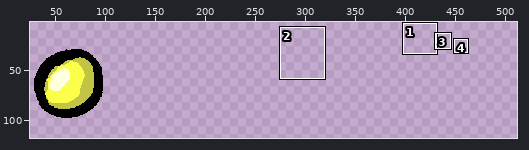
Sprite sheet, stored at assets/textures/ent_b/pollen.png. Above, an overview of the earlier version with the close-up marked.
Close-up. As it was:
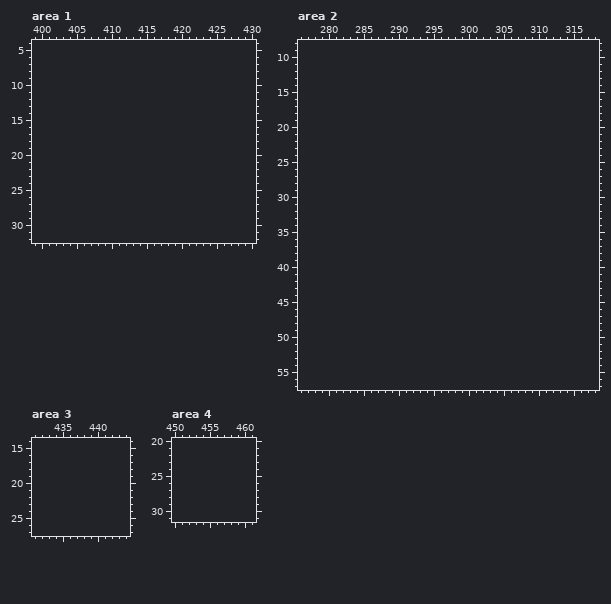
The file is 128x128 pixels. Shown: area 1: x 399..430, y 4..32; area 2: x 276..318, y 8..57; area 3: x 431..444, y 14..27; area 4: x 450..461, y 20..31. The old version is drawn lined up with the new one, on the new canvas. The wide view leaves out empty margins. The commit also changed other parts of the picture, which this record leaves out.
Once edited:
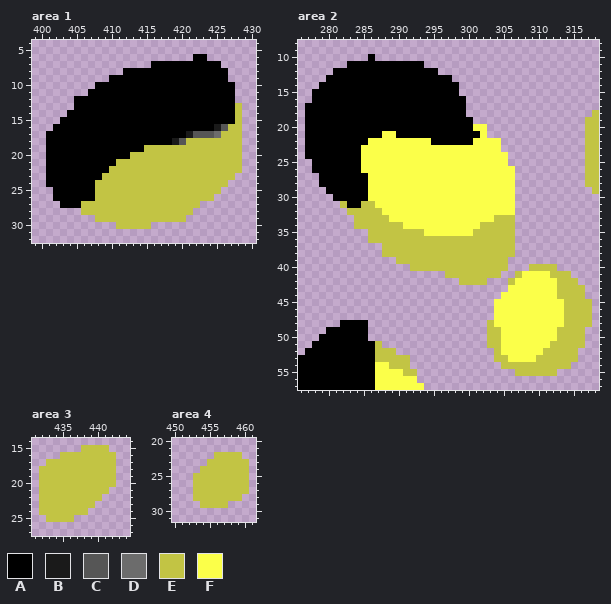
Palette (. is transparent): A #000000  B #1a1a1a  C #565656  D #6c6c6c  E #c2c444  F #fbff49
The exact change:
canvas 128x128 -> 512x128
--- area 1
@@ x 399..430 @@
  5 ................................
- 6 ................................
- 7 ................................
- 8 ................................
- 9 ................................
-10 ................................
-11 ................................
-12 ................................
-13 ................................
-14 ................................
-15 ................................
-16 ................................
-17 ................................
-18 ................................
-19 ................................
-20 ................................
-21 ................................
-22 ................................
-23 ................................
-24 ................................
-25 ................................
-26 ................................
-27 ................................
-28 ................................
-29 ................................
-30 ................................
+ 6 .......................AA.......
+ 7 .................AAAAAAAAAA.....
+ 8 .............AAAAAAAAAAAAAAA....
+ 9 ...........AAAAAAAAAAAAAAAAA....
+10 .........AAAAAAAAAAAAAAAAAAAA...
+11 ........AAAAAAAAAAAAAAAAAAAAA...
+12 ......AAAAAAAAAAAAAAAAAAAAAAA...
+13 ......AAAAAAAAAAAAAAAAAAAAAAAE..
+14 .....AAAAAAAAAAAAAAAAAAAAAAAAE..
+15 ....AAAAAAAAAAAAAAAAAAAAAAAAAE..
+16 ...AAAAAAAAAAAAAAAAAAAAAAABCEE..
+17 ..AAAAAAAAAAAAAAAAAAAABCCCDEEE..
+18 ..AAAAAAAAAAAAAAAAAABCEEEEEEEE..
+19 ..AAAAAAAAAAAAAAEEEEEEEEEEEEEE..
+20 ..AAAAAAAAAAAAEEEEEEEEEEEEEEEE..
+21 ..AAAAAAAAAAEEEEEEEEEEEEEEEEEE..
+22 ..AAAAAAAAAEEEEEEEEEEEEEEEEEEE..
+23 ..AAAAAAAAEEEEEEEEEEEEEEEEEEE...
+24 ..AAAAAAAEEEEEEEEEEEEEEEEEEE....
+25 ...AAAAAAEEEEEEEEEEEEEEEEEE.....
+26 ...AAAAAAEEEEEEEEEEEEEEEEE......
+27 ....AAAEEEEEEEEEEEEEEEEE........
+28 .......EEEEEEEEEEEEEEEE.........
+29 .........EEEEEEEEEEEEE..........
+30 ............EEEEE...............
 31 ................................
--- area 2
@@ x 276..318 @@
  9 ...........................................
-10 ...........................................
-11 ...........................................
-12 ...........................................
-13 ...........................................
-14 ...........................................
-15 ...........................................
-16 ...........................................
-17 ...........................................
-18 ...........................................
-19 ...........................................
-20 ...........................................
-21 ...........................................
-22 ...........................................
-23 ...........................................
-24 ...........................................
-25 ...........................................
-26 ...........................................
-27 ...........................................
-28 ...........................................
-29 ...........................................
-30 ...........................................
-31 ...........................................
-32 ...........................................
-33 ...........................................
-34 ...........................................
-35 ...........................................
-36 ...........................................
-37 ...........................................
-38 ...........................................
-39 ...........................................
-40 ...........................................
-41 ...........................................
-42 ...........................................
-43 ...........................................
-44 ...........................................
-45 ...........................................
-46 ...........................................
-47 ...........................................
-48 ...........................................
-49 ...........................................
-50 ...........................................
-51 ...........................................
-52 ...........................................
-53 ...........................................
-54 ...........................................
-55 ...........................................
-56 ...........................................
-57 ...........................................
+10 ..........A................................
+11 .......AAAAAAAAAAA.........................
+12 .....AAAAAAAAAAAAAAA.......................
+13 ....AAAAAAAAAAAAAAAAAA.....................
+14 ...AAAAAAAAAAAAAAAAAAAA....................
+15 ..AAAAAAAAAAAAAAAAAAAAA....................
+16 ..AAAAAAAAAAAAAAAAAAAAAA...................
+17 .AAAAAAAAAAAAAAAAAAAAAAA...................
+18 .AAAAAAAAAAAAAAAAAAAAAAA..................E
+19 .AAAAAAAAAAAAAAAAAAAAAAAA................EE
+20 .AAAAAAAAAAAAAAAAAAAAAAAAFF..............EE
+21 .AAAAAAAAAAAFFAAAAAAAAAAAAF..............EE
+22 .AAAAAAAAAFFFFFFFFFAAAAAAFFFF............EE
+23 .AAAAAAAAFFFFFFFFFFFFFFFFFFFF............EE
+24 .AAAAAAAAFFFFFFFFFFFFFFFFFFFFF...........EE
+25 ..AAAAAAAFFFFFFFFFFFFFFFFFFFFF...........EE
+26 ..AAAAAAAFFFFFFFFFFFFFFFFFFFFFF..........EE
+27 ...AAAAAAAFFFFFFFFFFFFFFFFFFFFF..........EE
+28 ...AAAAAAAFFFFFFFFFFFFFFFFFFFFF..........EE
+29 ....AAAAAAFFFFFFFFFFFFFFFFFFFFF...........E
+30 .....AAAAAFFFFFFFFFFFFFFFFFFFFF............
+31 ......EAAEEFFFFFFFFFFFFFFFFFFFF............
+32 .......EEEEEFFFFFFFFFFFFFFFFFFF............
+33 ........EEEEEFFFFFFFFFFFFFFFEEE............
+34 ........EEEEEEEFFFFFFFFFFFEEEEE............
+35 ..........EEEEEEEEFFFFFFFEEEEEE............
+36 ..........EEEEEEEEEEEEEEEEEEEEE............
+37 ............EEEEEEEEEEEEEEEEEEE............
+38 ............EEEEEEEEEEEEEEEEEEE............
+39 ..............EEEEEEEEEEEEEEEE.............
+40 ................EEEEEEEEEEEEEE...EEEE......
+41 .....................EEEEEEEE..EFFFFEEE....
+42 .......................EEEE...EFFFFFFEEE...
+43 ..............................FFFFFFFEEEE..
+44 .............................FFFFFFFFEEEE..
+45 ............................FFFFFFFFFFEEEE.
+46 ............................FFFFFFFFFFEEEE.
+47 ............................FFFFFFFFFFEEEE.
+48 ......AAAA.................EFFFFFFFFFFEEEE.
+49 ....AAAAAA.................EEFFFFFFFFEEEE..
+50 ...AAAAAAA.................EEFFFFFFFFEEEE..
+51 ..AAAAAAAAAE...............EEFFFFFFFEEEEE..
+52 .AAAAAAAAAAEEE..............EFFFFFFEEEEE...
+53 AAAAAAAAAAAEEEEE............EEFFFFEEEEEE...
+54 AAAAAAAAAAAFFEEE.............EEEEEEEEEE....
+55 AAAAAAAAAAAFFFFEE..............EEEEEE......
+56 AAAAAAAAAAAFFFFFF..........................
+57 AAAAAAAAAAAFFFFFFF.........................
--- area 3
@@ x 431..444 @@
 14 ..............
-15 ..............
-16 ..............
-17 ..............
-18 ..............
-19 ..............
-20 ..............
-21 ..............
-22 ..............
-23 ..............
-24 ..............
-25 ..............
+15 .......EEEE...
+16 ....EEEEEEEE..
+17 ..EEEEEEEEEE..
+18 .EEEEEEEEEEE..
+19 .EEEEEEEEEEE..
+20 .EEEEEEEEEEE..
+21 .EEEEEEEEEE...
+22 .EEEEEEEEE....
+23 .EEEEEEEE.....
+24 .EEEEEEE......
+25 ..EEEE........
 26 ..............
--- area 4
@@ x 450..461 @@
 21 ............
-22 ............
-23 ............
-24 ............
-25 ............
-26 ............
-27 ............
-28 ............
-29 ............
+22 ......EEEE..
+23 .....EEEEEE.
+24 ....EEEEEEE.
+25 ...EEEEEEEE.
+26 ...EEEEEEEE.
+27 ...EEEEEEEE.
+28 ...EEEEEEE..
+29 ....EEEE....
 30 ............
